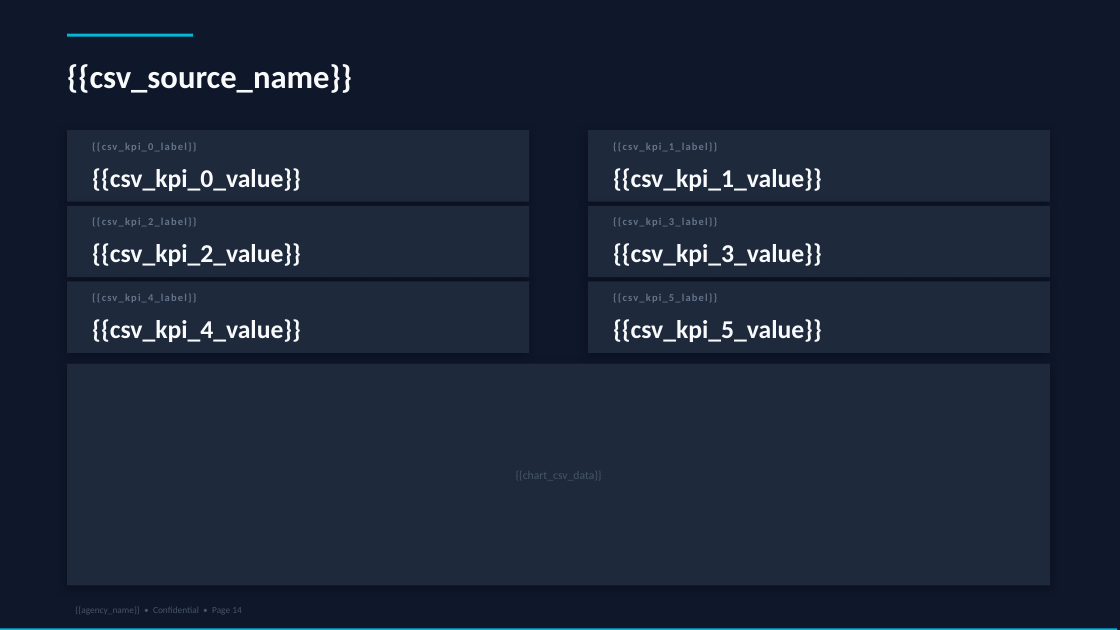
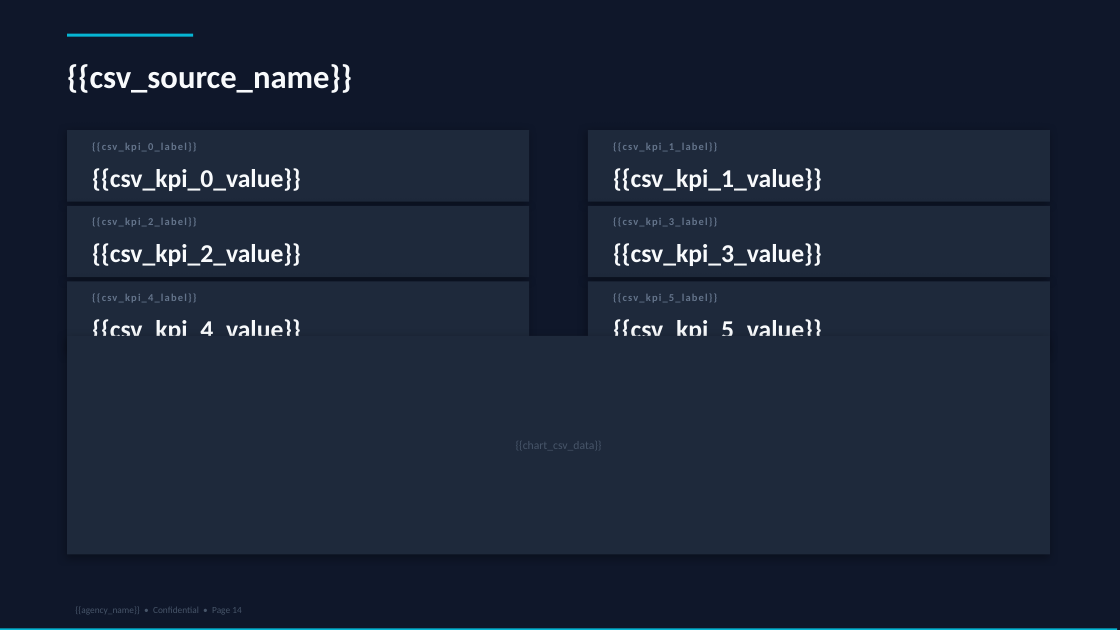
Before and after one commit to sapienbotics/goreportpilot, a slide deck: slide 14 of backend/templates/pptx/dark_executive.pptx. Drawn at 1120x630 pixels with LibreOffice and Linux fonts; fonts in the diff are those of the drawing. Boxes give left, top, right and bottom in pixels: in the first picture for what was removed or moved away, otherwise in the second. Text is boxed around its words. In the diff, an @@ line names an element or a change of style, - is before the commit and + after.

```diff
--- a/backend/templates/pptx/dark_executive.pptx
+++ b/backend/templates/pptx/dark_executive.pptx
@@ text "{{chart_csv_data}}": place and size @@
-text "{{chart_csv_data}}" at (516, 473, 602, 479)
+text "{{chart_csv_data}}" at (516, 443, 602, 449)
@@ rectangle: place and size @@
-rectangle at (67, 364, 1050, 586)
+rectangle at (67, 336, 1050, 555)
```
Also in this commit, not shown: 1 other slide changed, 14 other files.
